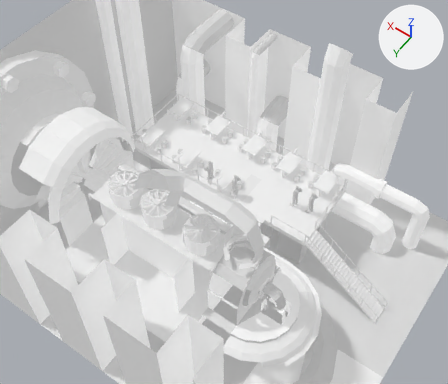
Two versions of the Blender file Assets/SCENES/m01_berlin.blend, one commit apart.
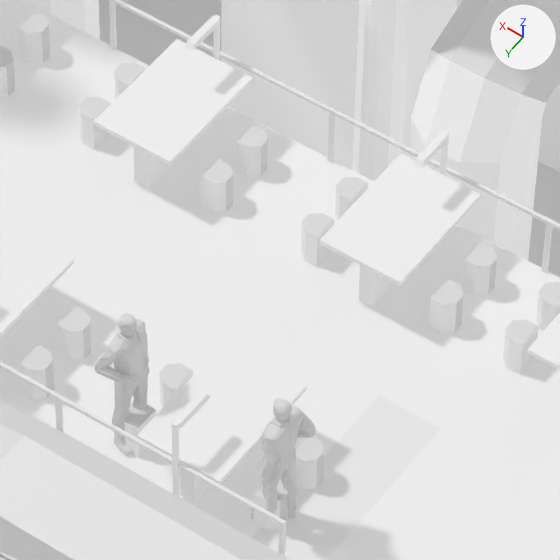
Each version appears first from a 50 mm camera at (-12.45, 16.98, 29.64) aimed at (1.07, -1.94, -0.1), and next in a close-up on the part from 42% to 63% of the width and 28% to 52% of the height. The axes (+X, +Y, +Z) are drawn at upper right. The lights are the same throughout. The first two pictures are the older version.

Objects in the first close-up: 'Char_adelmar', 'Char_luc', 'rh_berlin_bar'.
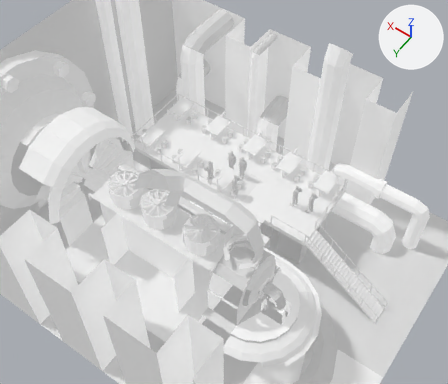
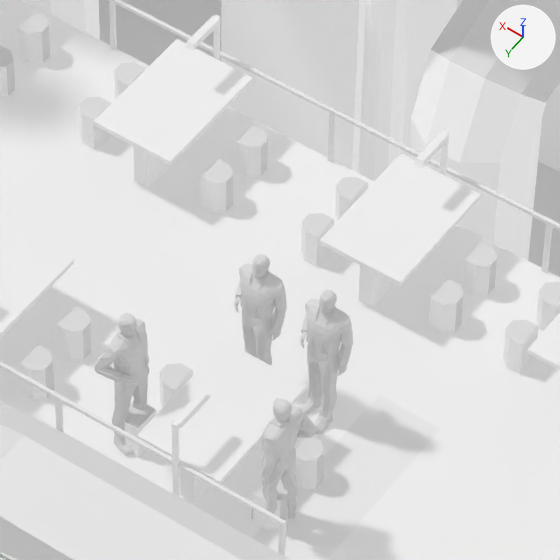
Boxes (x1, y1, x2, y2) around the edits, measured in the close-ups (560 x 560 px):
'trent_pos_table', now drawn
    after: (298, 289, 353, 434)
'alaric_pos_table', now drawn
    after: (234, 254, 287, 365)

The change, as a diff of the scene's bpy script:
```diff
--- a/Assets/SCENES/m01_berlin.blend.py
+++ b/Assets/SCENES/m01_berlin.blend.py
@@ ob_trent_pos_table @@
-ob_trent_pos_table = bpy.data.objects.new('trent_pos_table', None)
+ob_trent_pos_table = bpy.data.objects.new('trent_pos_table', me_trent_stand)
 ob_trent_pos_table.location = (0.8, -3.5, 0.0)
@@ ob_alaric_pos_table @@
-ob_alaric_pos_table = bpy.data.objects.new('alaric_pos_table', None)
+ob_alaric_pos_table = bpy.data.objects.new('alaric_pos_table', me_trent_stand)
 ob_alaric_pos_table.location = (1.6, -3.5, 0.0)
```
